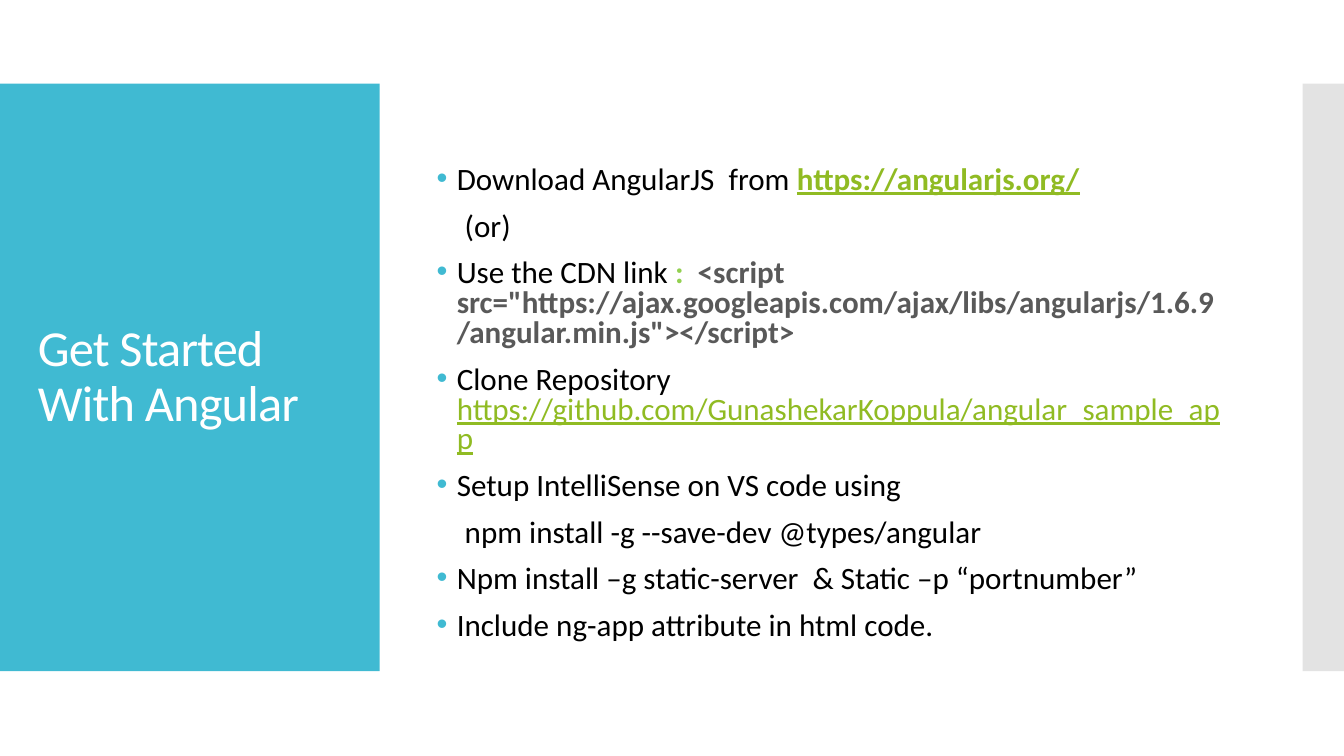
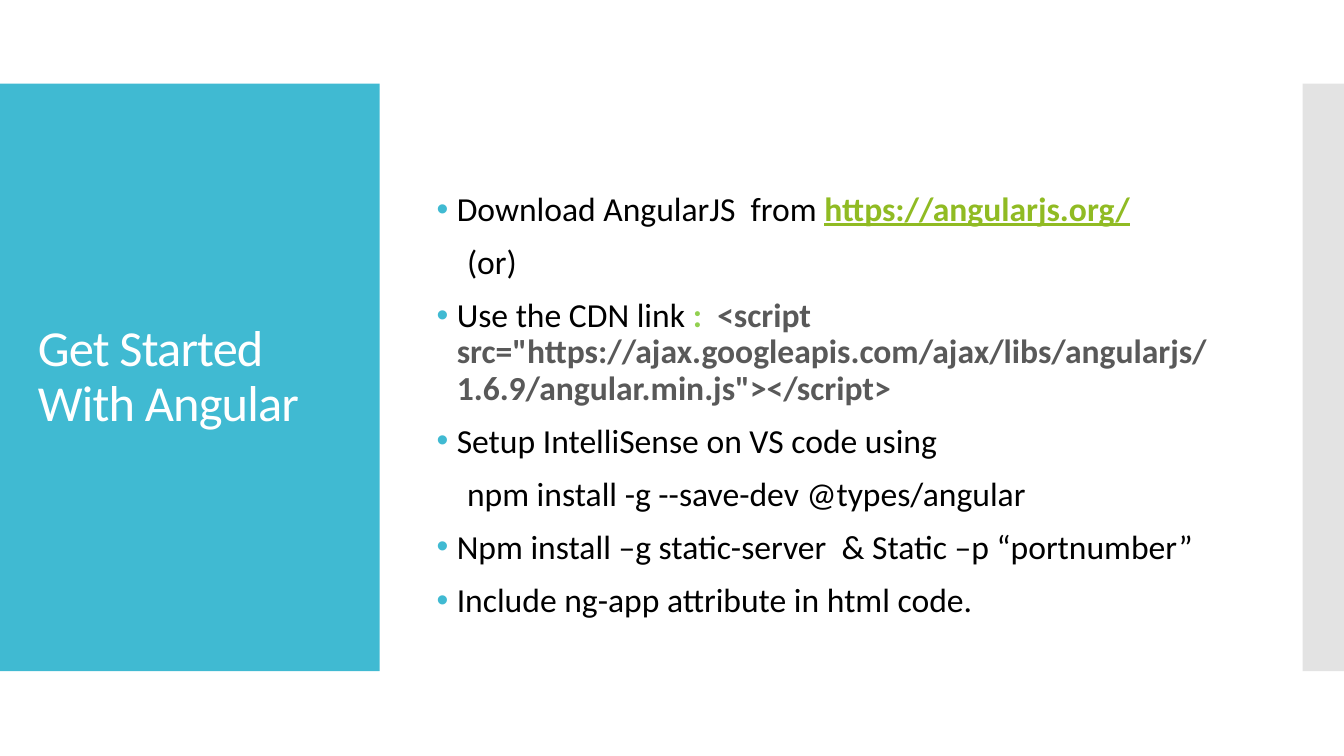
Before and after one commit to webelf000/angular_sample_app, a slide deck: slide 5 of Angular JS - Workshop.pptx. Drawn at 1344x756 pixels with LibreOffice and Linux fonts; fonts in the diff are those of the drawing. Boxes give left, top, right and bottom in pixels: in the first picture for what was removed or moved away, otherwise in the second. Text is boxed around its words. In the diff, an @@ line names an element or a change of style, - is before the commit and + after.

```diff
--- a/Angular JS - Workshop.pptx
+++ b/Angular JS - Workshop.pptx
@@ text "Download AngularJS from https://angularjs.org/" at box(457, 197, 1207, 618): size 22.2 to 24 pt; line spacing 0.8 to 0.9 @@
@@ text at box(457, 368, 1220, 426): paragraph removed @@
-• Clone Repository https://github.com/GunashekarKoppula/angular_sample_app
```
Also in this commit, not shown: 3 other slides changed, 1 slide added.
